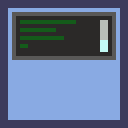
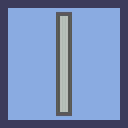
Two versions of the same layered image (128 × 128). Layer-by-layer changes:
added layer "Level" above "Controller 2" over left=56, top=16, right=72, bottom=116
hid "Controller 2" over left=12, top=12, right=116, bottom=60
